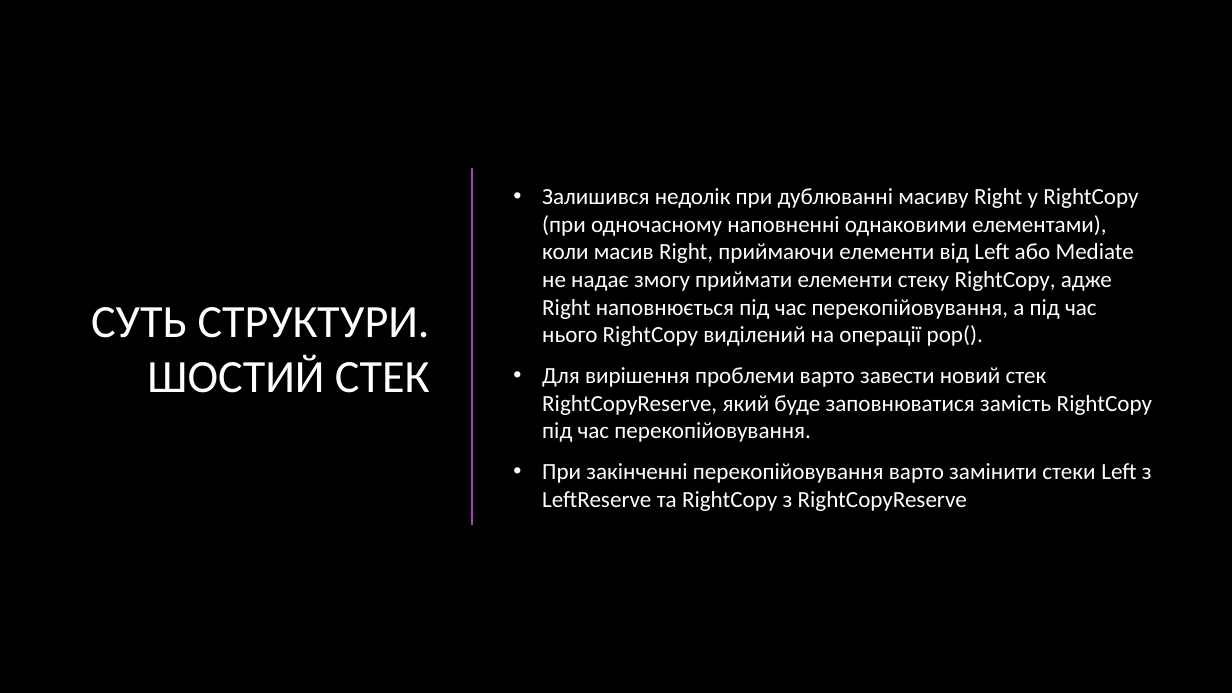
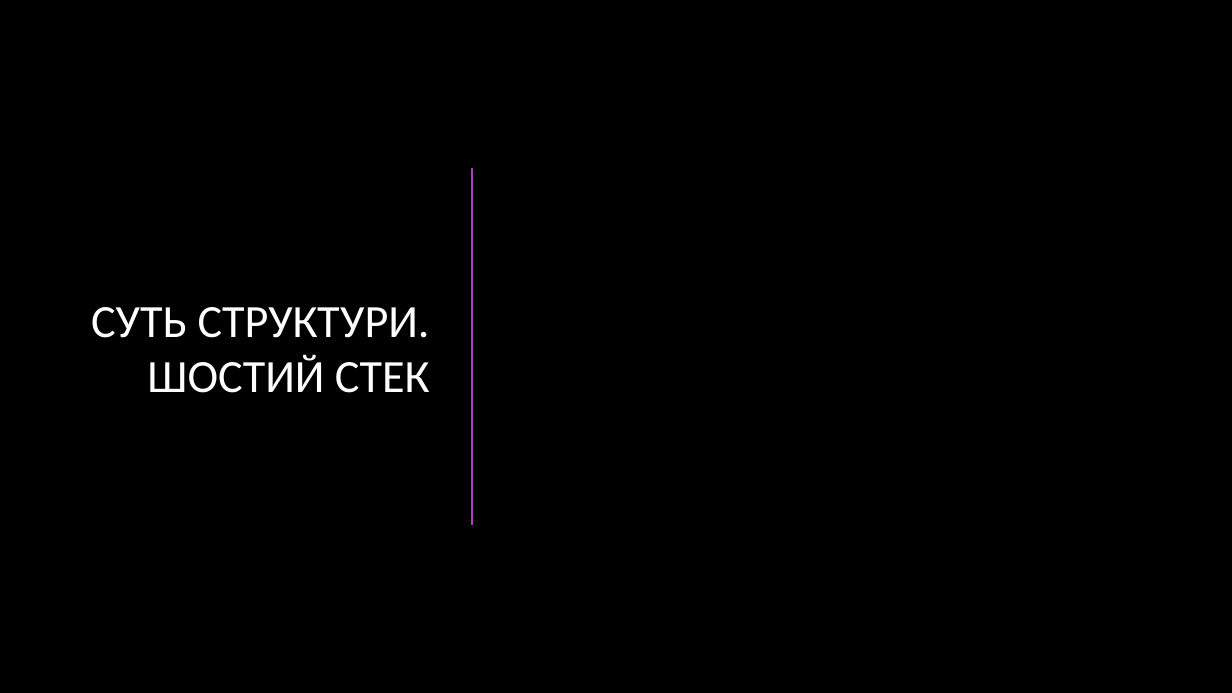
Before and after one commit to Tivikrat/algo-17-project, a slide deck: slide 8 of Presentation/Черга за O(1) на шести стеках.pptx. Drawn at 1232x693 pixels with LibreOffice and Linux fonts; fonts in the diff are those of the drawing; grey boxes stand for pictures; background and template pictures are left out. Boxes give left, top, right and bottom in pixels: in the first picture for what was removed or moved away, otherwise in the second. Text is boxed around its words. In the diff, an @@ line names an element or a change of style, - is before the commit and + after.

```diff
--- a/Presentation/Черга за O(1) на шести стеках.pptx
+++ b/Presentation/Черга за O(1) на шести стеках.pptx
@@ text removed at (x1=542, y1=188, x2=1152, y2=511) @@
-• Залишився недолік при дублюванні масиву Right у RightCopy (при одночасному наповненні однаковими елементами), коли масив Right, приймаючи елементи від Left або Mediate не надає змогу приймати елементи стеку RightCopy, адже Right наповнюється під час перекопійовування, а під час нього RightCopy виділений на операції pop().
-• Для вирішення проблеми варто завести новий стек RightCopyReserve, який буде заповнюватися замість RightCopy під час перекопійовування.
-• При закінченні перекопійовування варто замінити стеки Left з LeftReserve та RightCopy з RightCopyReserve
```
Also in this commit, not shown: 8 other slides changed, 1 slide added.
